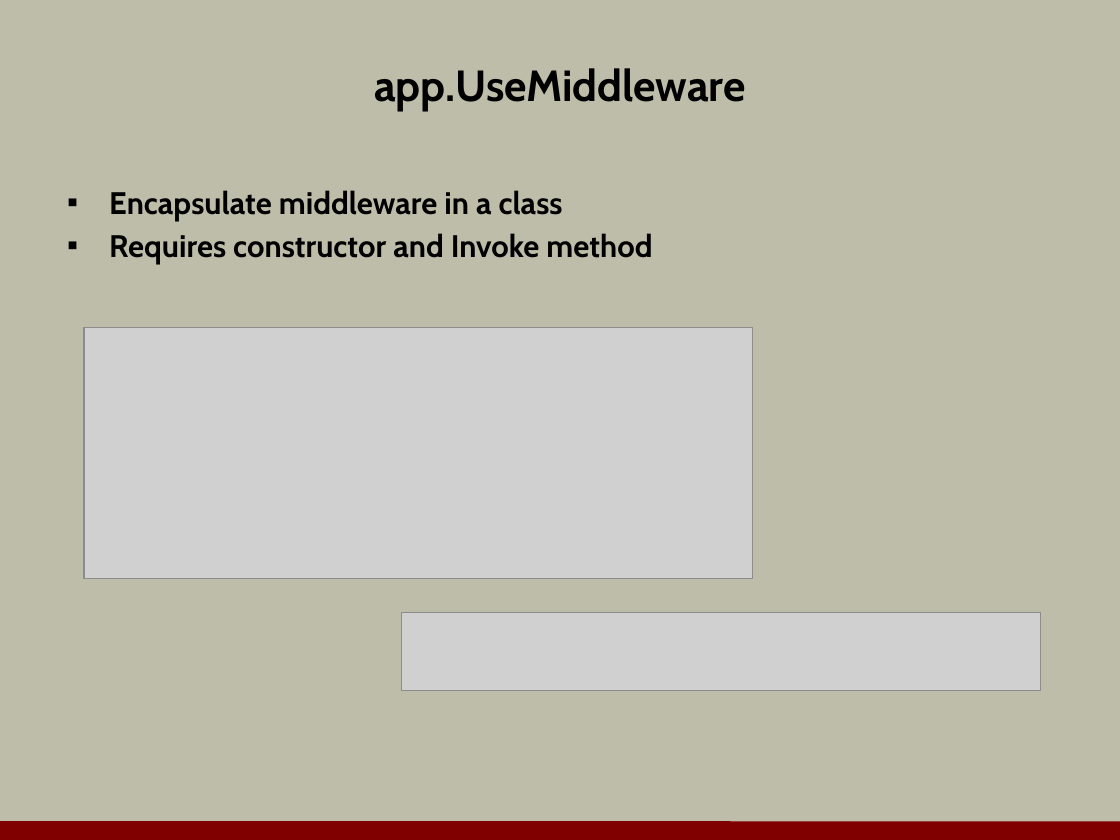
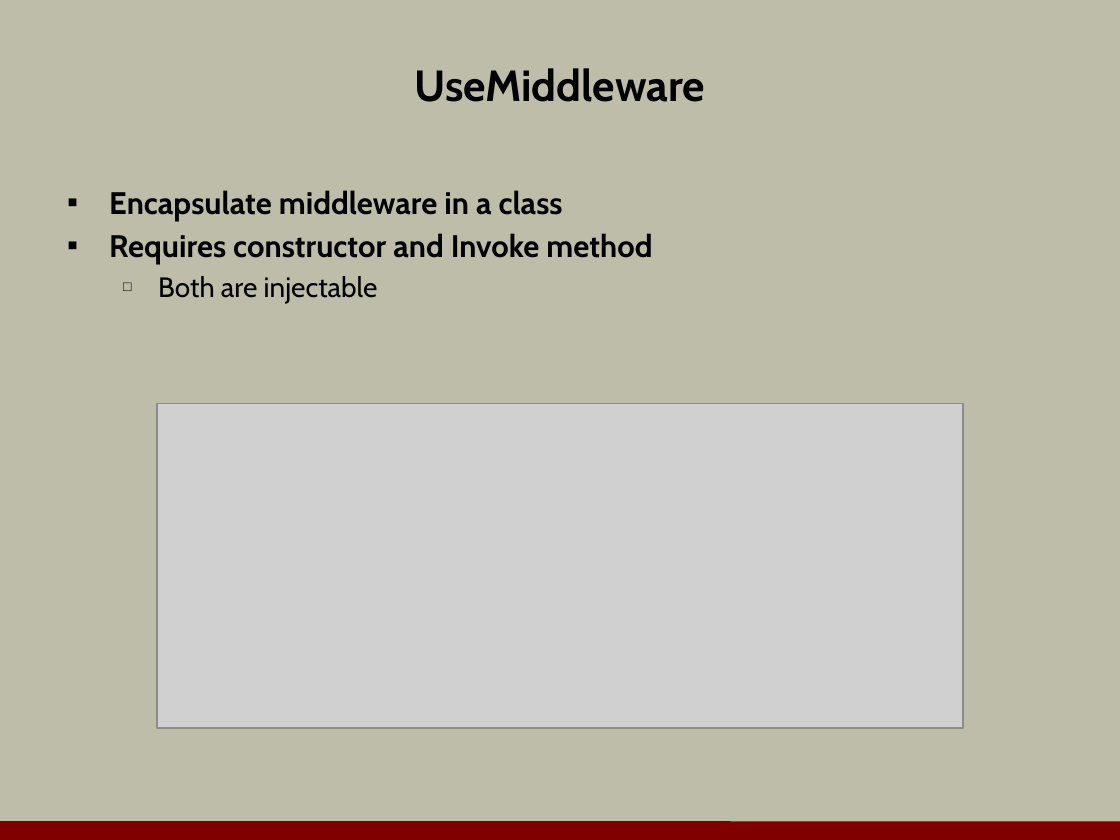
Before and after one commit to OdeToCode/classes, a slide deck: slide 17 of aspnet5/slides/a1_middleware.pptx (slide 13 before the commit). Drawn at 1120x840 pixels with LibreOffice and Linux fonts; fonts in the diff are those of the drawing; grey boxes stand for pictures; background and template pictures are left out. Boxes give left, top, right and bottom in pixels: in the first picture for what was removed or moved away, otherwise in the second. Text is boxed around its words. In the diff, an @@ line names an element or a change of style, - is before the commit and + after.

Commit message:
middleware slides

```diff
--- a/aspnet5/slides/a1_middleware.pptx
+++ b/aspnet5/slides/a1_middleware.pptx
@@ title at (415,68,705,102): text changed @@
-app.UseMiddleware
+UseMiddleware
@@ text at (158,276,378,303): paragraph added @@
+  □ Both are injectable
@@ picture removed at (84,327,753,578) @@
@@ picture added at (157,403,963,728) @@
@@ picture removed at (401,613,1040,691) @@
```
Also in this commit, not shown: 6 other slides changed, 23 slides added, 11 slides removed.
